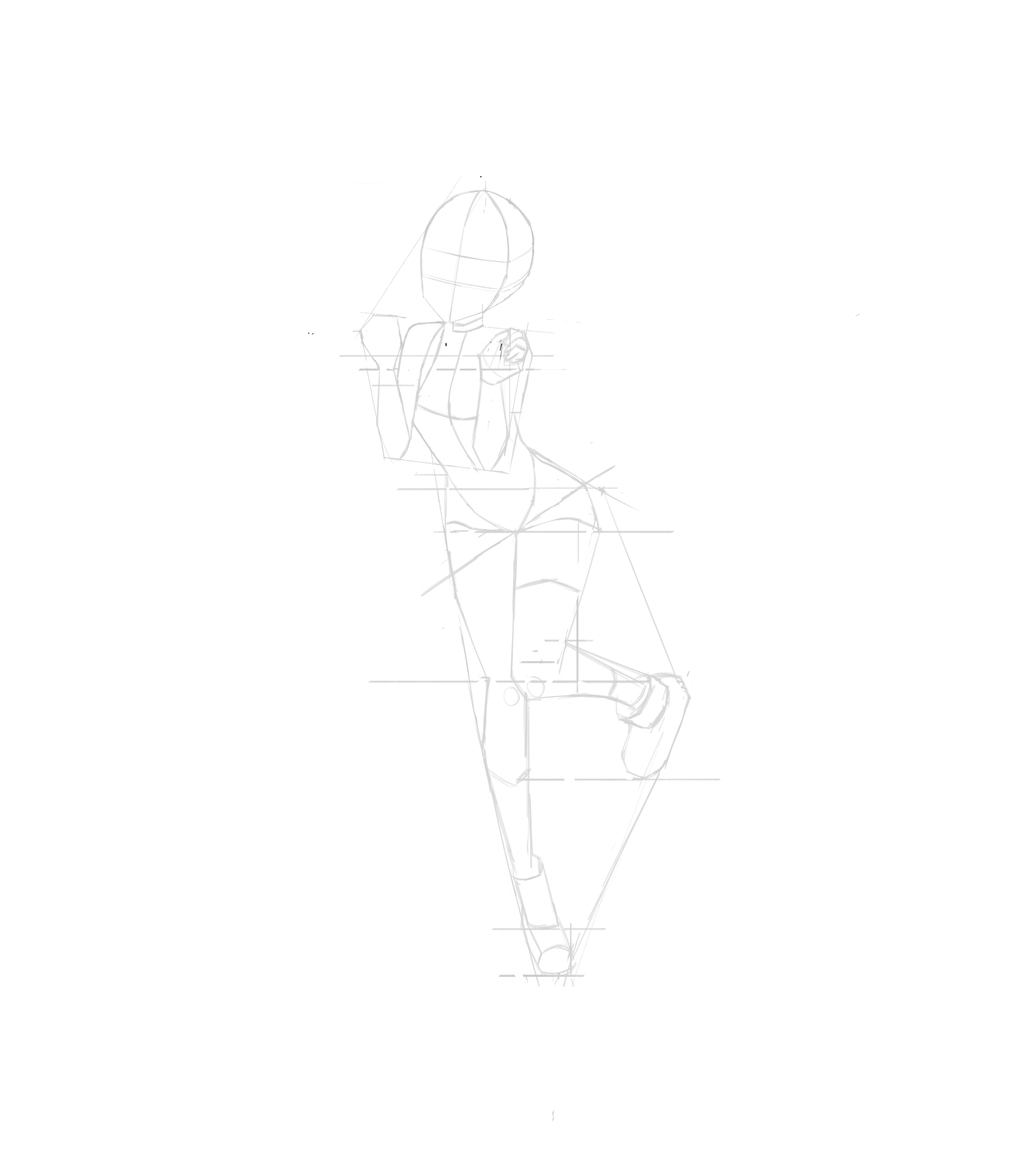
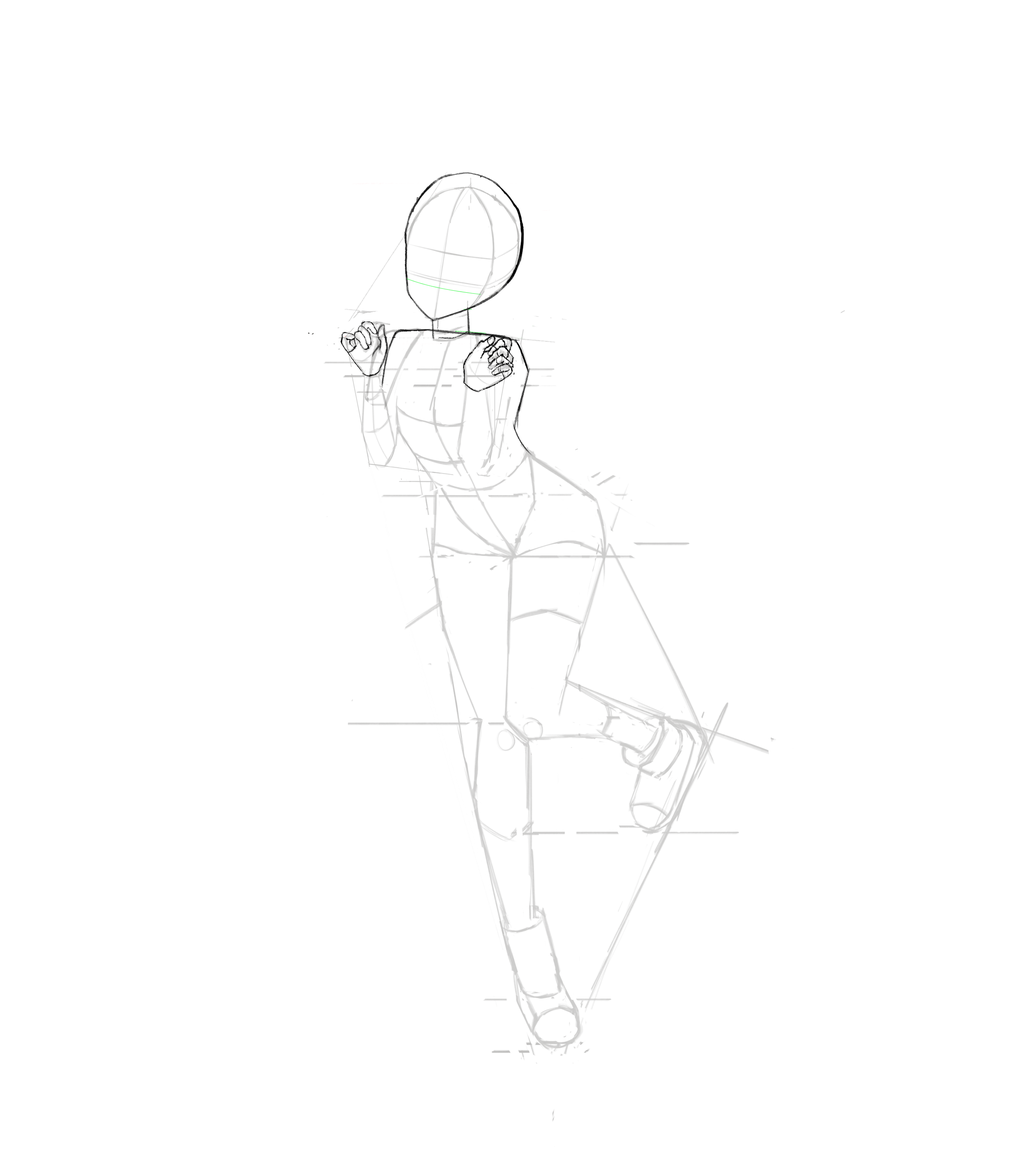
Two versions of the same layered image (w=1036, h=1161). Layer-by-layer changes:
added layer "Layer 33" above "Layer 32" over [505, 246, 527, 285]
renamed "Layer 14" to "Layer 30", moved it above "Layer 28", painted on it over [326, 171, 534, 448]
removed layer "Layer 16" over [443, 175, 513, 353]
removed layer "Layer 13" over [323, 332, 522, 508]
added layer "Layer 28" above "Layer 31" over [454, 308, 486, 335]
painted on "Layer 26" over [323, 171, 846, 1064]
removed layer "Layer 23" (was 22%) over [337, 174, 860, 987]
